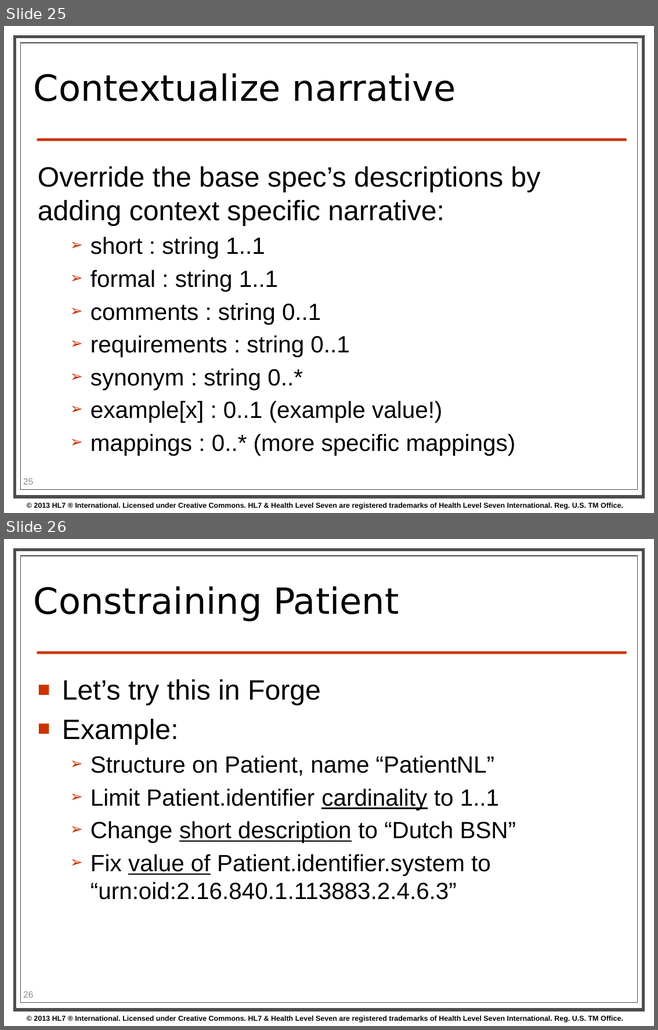
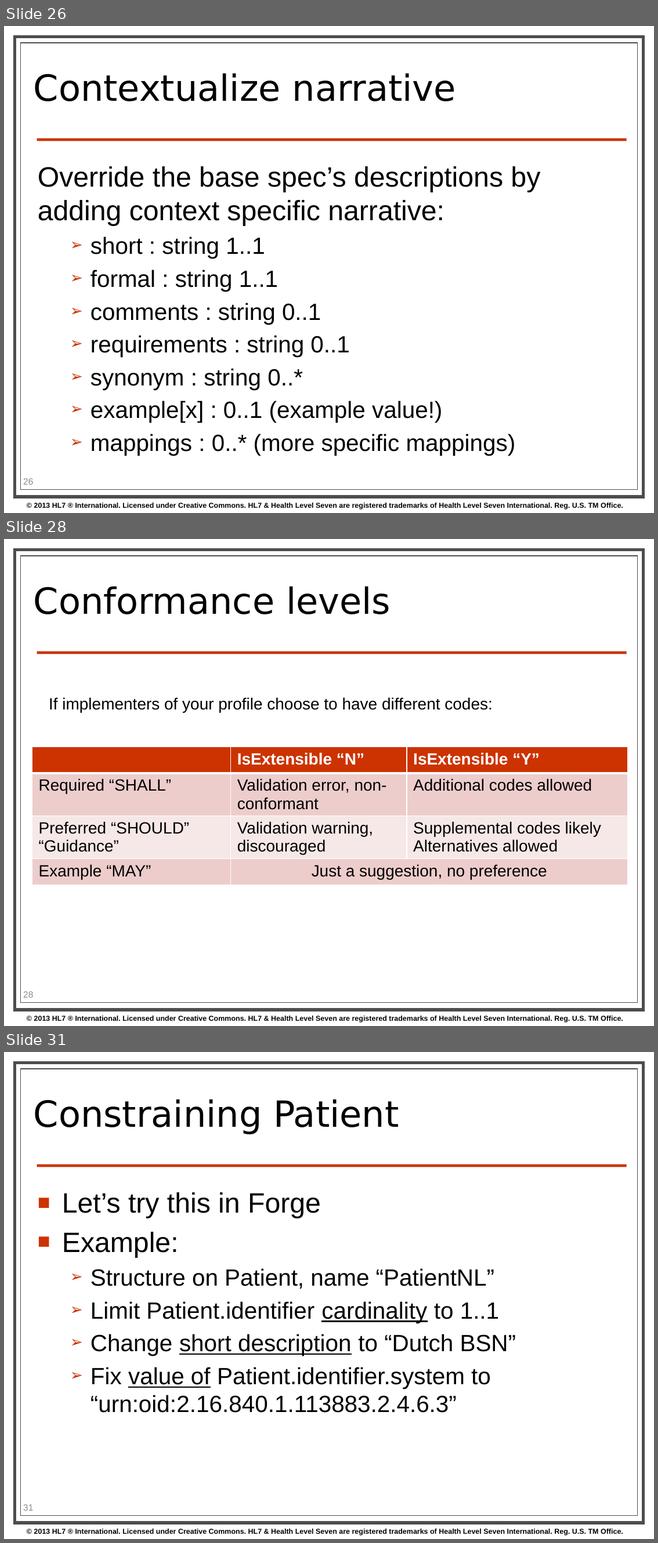
Before and after one commit to kevinpeterson/fhir, a slide deck: presentations/2014-01 Tutorials/201401 - San Antonio - Profiling FHIR.pptx. Shown one above the other, each under a label of ours: slides 25 and 26 before the commit, slides 26, 28 and 31 after it; the slides between them are not shown. The pictures are 658x1030 and 658x1543 pixels, drawn with LibreOffice and Linux fonts; fonts in the diff are those of the drawing; background and template pictures are left out. Boxes give left, top, right and bottom in pixels: in the first picture for what was removed or moved away, otherwise in the second. Text is boxed around its words. In the diff, an @@ line names an element or a change of style, - is before the commit and + after.

```diff
--- a/presentations/2014-01 Tutorials/201401 - San Antonio - Profiling FHIR.pptx
+++ b/presentations/2014-01 Tutorials/201401 - San Antonio - Profiling FHIR.pptx
@@ slide 28 added at (x1=4, y1=539, x2=654, y2=1026), background #FFFFFF; not listed: 4 template elements that a slide beside it also shows @@
@@ title added at (x1=34, y1=586, x2=390, y2=614), 40 pt, text #000000 @@
+Conformance levels
@@ text added at (x1=49, y1=697, x2=492, y2=712), 18 pt, text #000000 @@
+If implementers of your profile choose to have different codes:
@@ table added at (x1=32, y1=747, x2=628, y2=890), 4 rows, 3 columns @@
+ | IsExtensible “N” | IsExtensible “Y”
+Required “SHALL” | Validation error, non-conformant | Additional codes allowed
+Preferred “SHOULD” / “Guidance” | Validation warning, discouraged | Supplemental codes likely / Alternatives allowed
+Example “MAY” | Just a suggestion, no preference | 
@@ page number added at (x1=23, y1=991, x2=33, y2=998), 10 pt, text #8C8C8C @@
+28
@@ what was slide 25 is now slide 26 @@
@@ what was slide 26 is now slide 31 @@
@@ page number at (x1=23, y1=1504, x2=33, y2=1511): text changed @@
-26
+31
```
Also in this commit, not shown: 5 slides changed, 10 other slides added, 2 slides removed.
